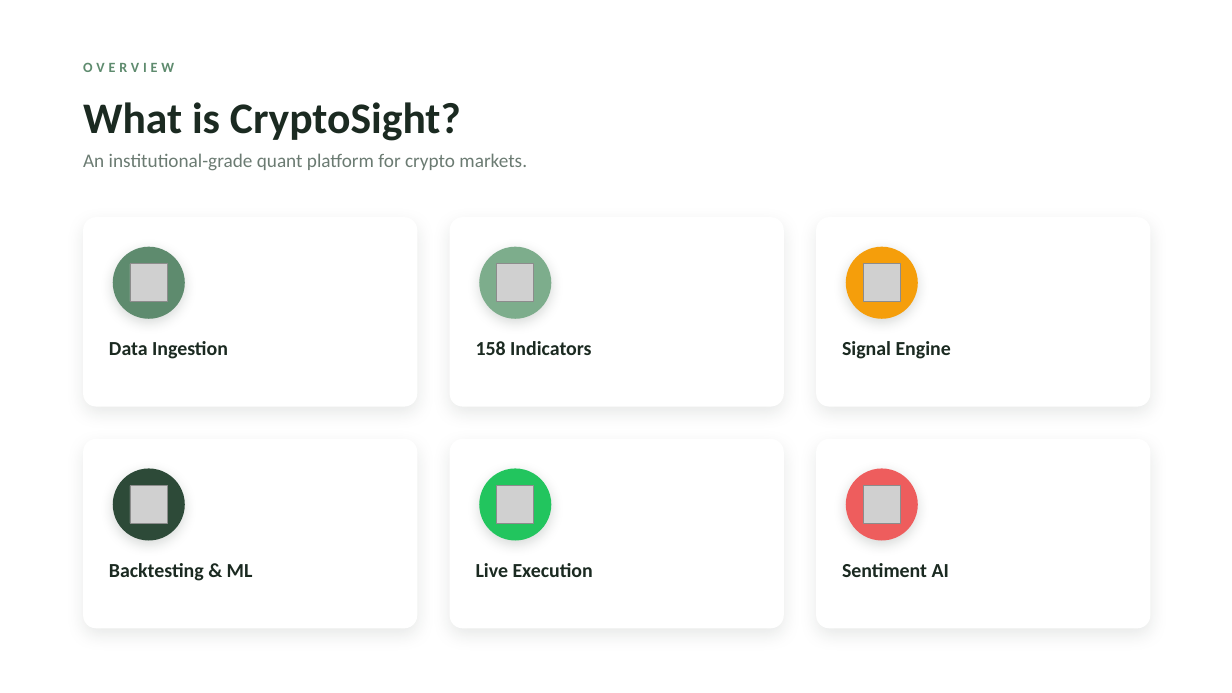
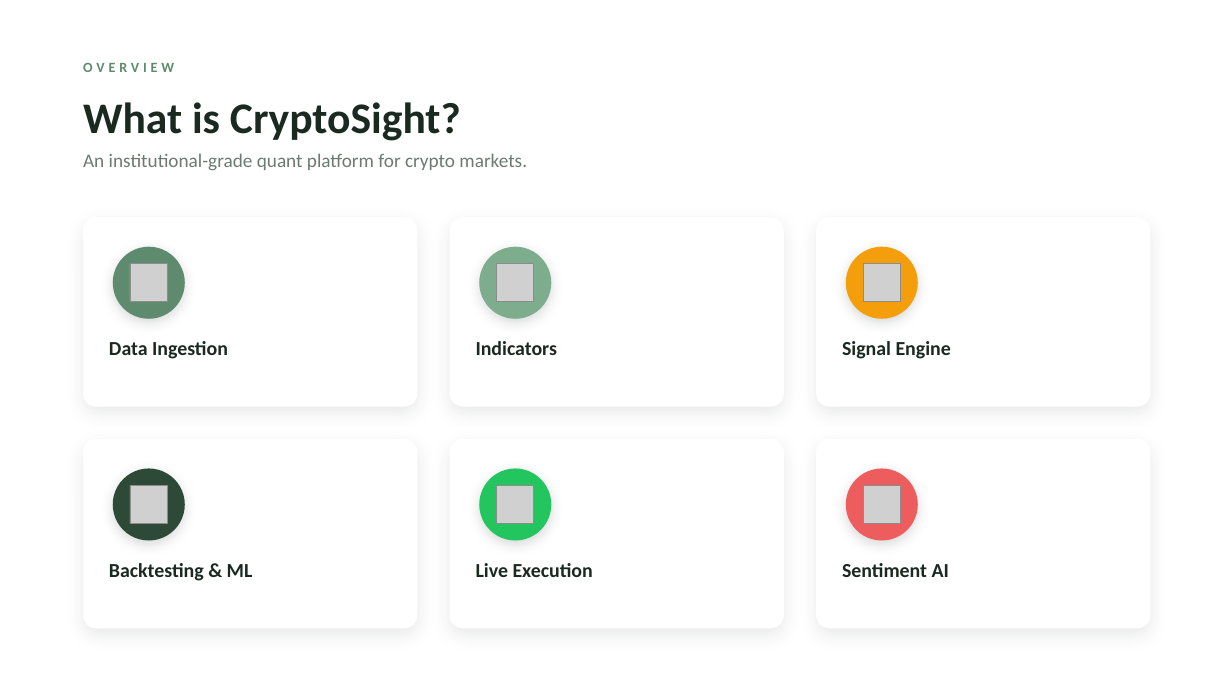
Before and after one commit to 21Afnan/cryptosight, a slide deck: slide 2 of docs/CryptoSight_Presentation.pptx. Drawn at 1232x693 pixels with LibreOffice and Linux fonts; fonts in the diff are those of the drawing; grey boxes stand for pictures; background and template pictures are left out. Boxes give left, top, right and bottom in pixels: in the first picture for what was removed or moved away, otherwise in the second. Text is boxed around its words. In the diff, an @@ line names an element or a change of style, - is before the commit and + after.

```diff
--- a/docs/CryptoSight_Presentation.pptx
+++ b/docs/CryptoSight_Presentation.pptx
@@ text at bbox=[476, 341, 557, 355]: text changed @@
-158 Indicators
+Indicators
```
Also in this commit, not shown: 3 other slides changed, 2 other files.
